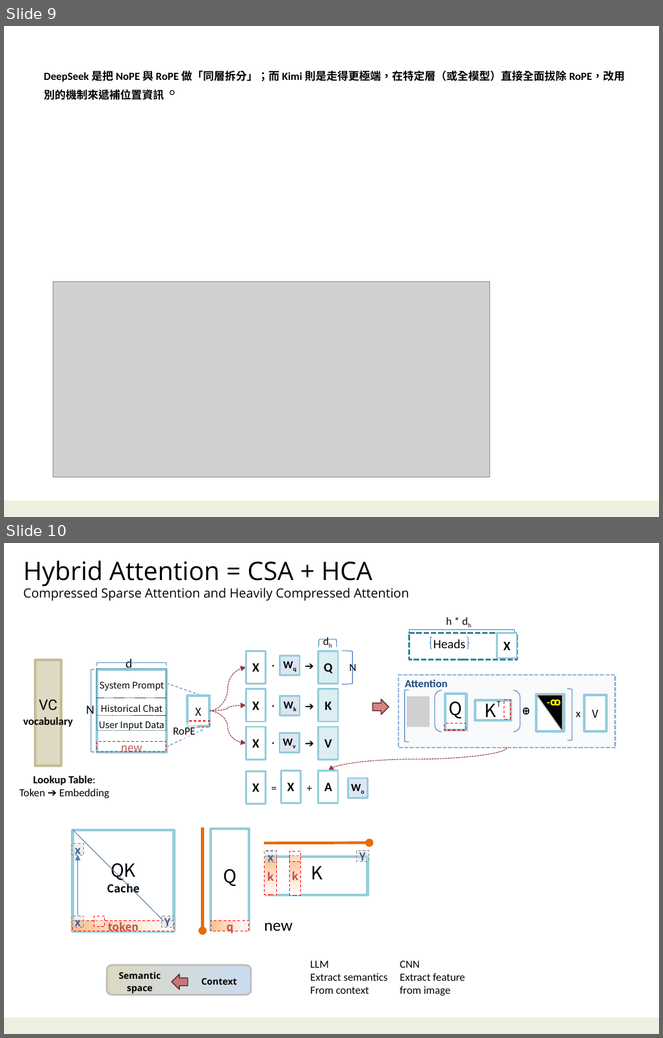
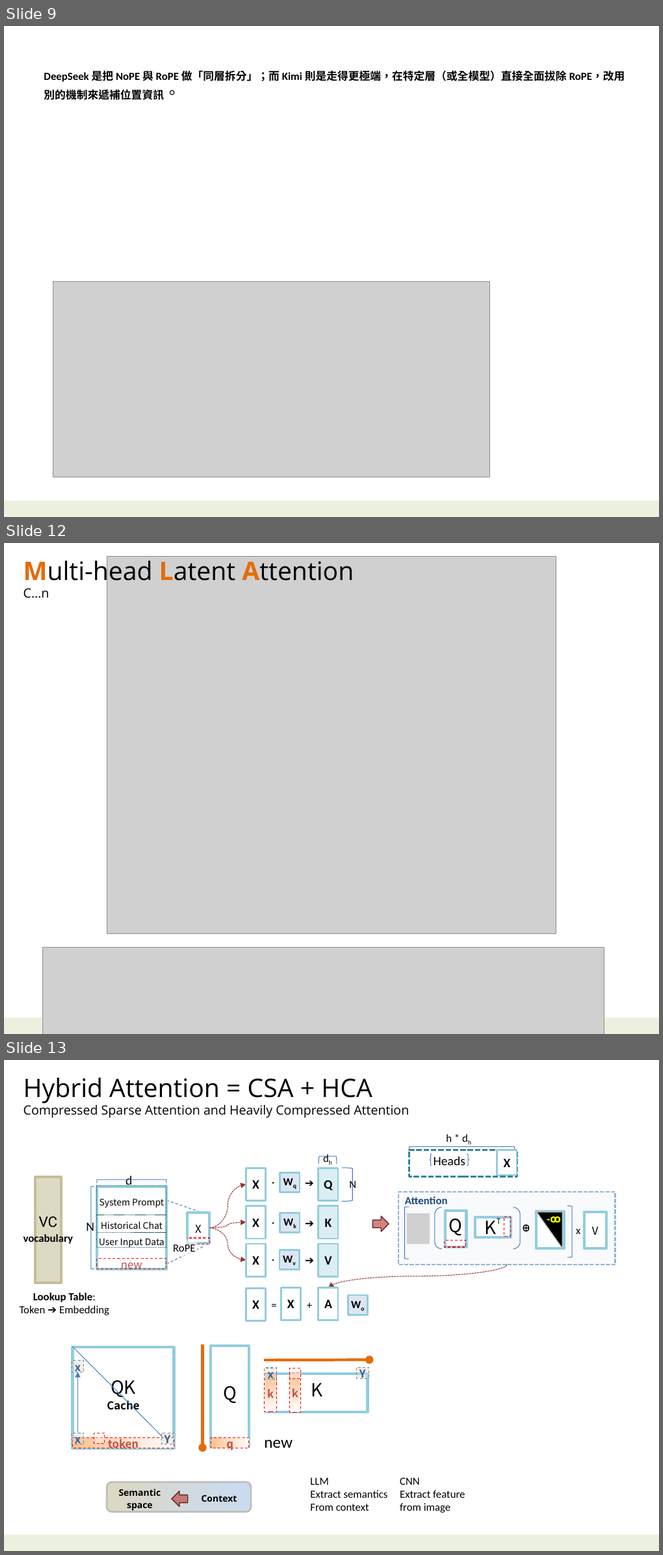
Before and after one commit to navibator/crazy-ai, a slide deck: ai-deepseek.pptx. Shown one above the other, each under a label of ours: slides 9 and 10 before the commit, slides 9, 12 and 13 after it; the slides between them are not shown. The pictures are 663x1038 and 663x1555 pixels, drawn with LibreOffice and Linux fonts; fonts in the diff are those of the drawing; grey boxes stand for pictures. Boxes give left, top, right and bottom in pixels: in the first picture for what was removed or moved away, otherwise in the second. Text is boxed around its words. In the diff, an @@ line names an element or a change of style, - is before the commit and + after.

```diff
--- a/ai-deepseek.pptx
+++ b/ai-deepseek.pptx
@@ slide 12 added at [4,543,659,1034], background #FFFFFF; not listed: 1 template element that a slide beside it also shows @@
@@ text added at [24,556,354,598], 28 pt, text #000000 @@
+Multi-head Latent Attention
+C…n
@@ picture added at [107,557,556,934] @@
@@ picture added at [42,948,604,1034] @@
@@ what was slide 10 is now slide 13 @@
```
Also in this commit, not shown: 1 slide changed, 2 other slides added, 2 other files.
